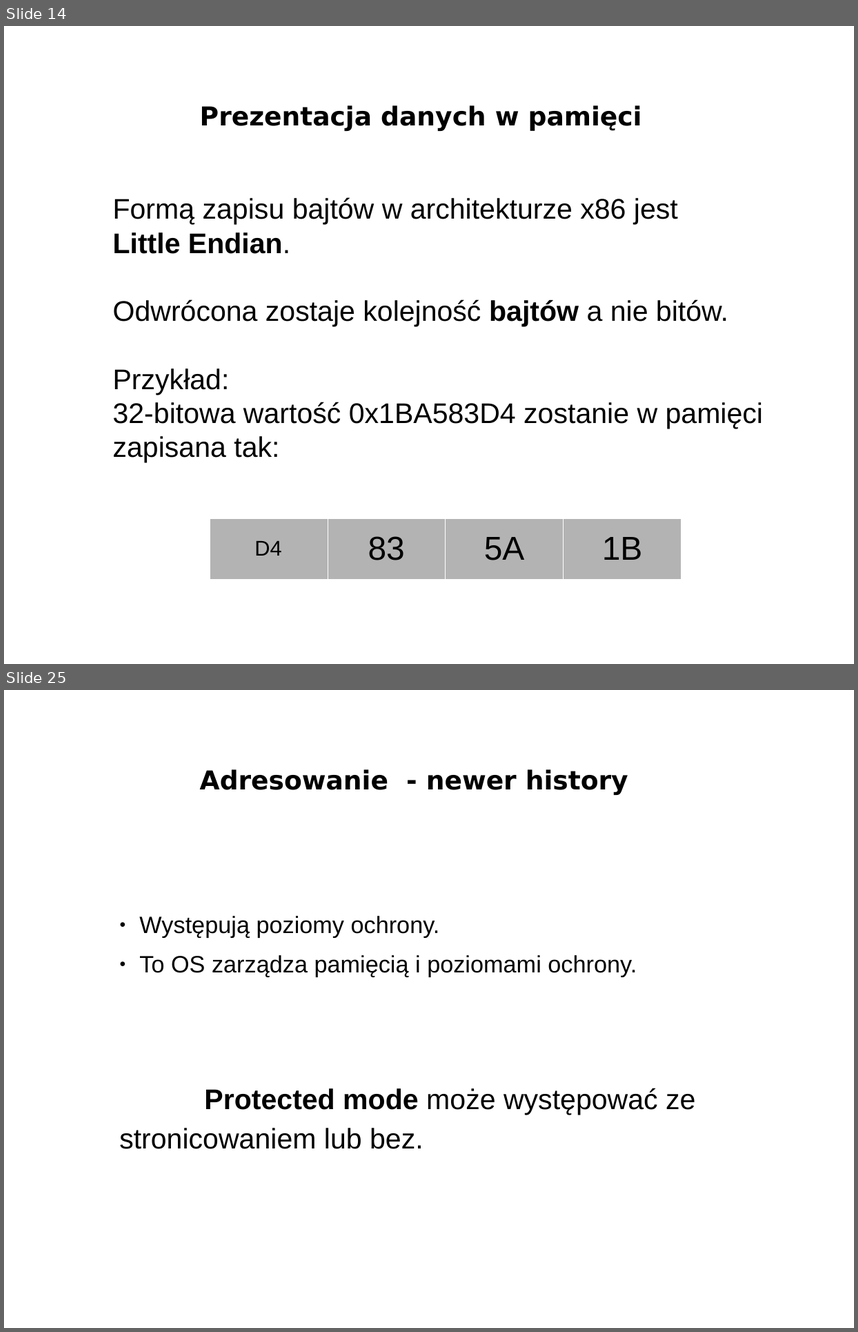
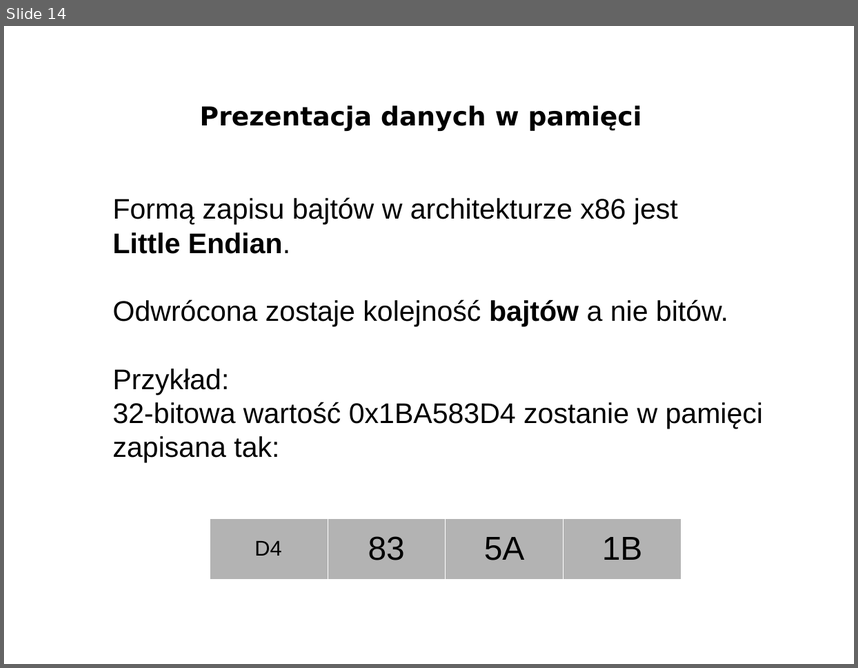
Before and after one commit to bercik/pn_prezentacja, a slide deck: śmieszki_i_inne_zwierzęta/prezentacja.odp. Shown one above the other, each under a label of ours: slides 14 and 25 before the commit, slide 14 after it; the slides between them are not shown. The pictures are 858x1332 and 858x668 pixels, drawn with LibreOffice and Linux fonts; fonts in the diff are those of the drawing; background and template pictures are left out. Boxes give left, top, right and bottom in pixels: in the first picture for what was removed or moved away, otherwise in the second. Text is boxed around its words. In the diff, an @@ line names an element or a change of style, - is before the commit and + after.

Commit message:
adresowanie jest całe

```diff
--- a/śmieszki_i_inne_zwierzęta/prezentacja.odp
+++ b/śmieszki_i_inne_zwierzęta/prezentacja.odp
@@ slide 25 removed at box(4, 690, 854, 1328), background picture (left out) @@
@@ title removed at box(200, 769, 628, 795) @@
-Adresowanie - newer history
@@ text removed at box(119, 916, 695, 1149) @@
-● Występują poziomy ochrony.
-● To OS zarządza pamięcią i poziomami ochrony.
-Protected mode może występować ze stronicowaniem lub bez.
```
Also in this commit, not shown: 14 slides changed, 13 slides added, 2 other slides removed.
